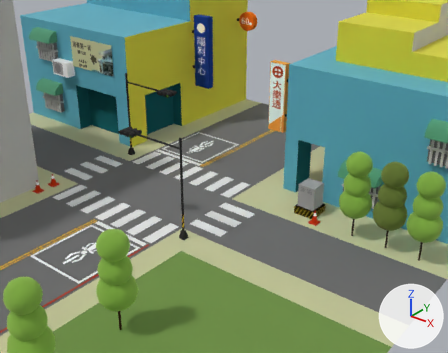
What one commit did to the glTF model model.glb.
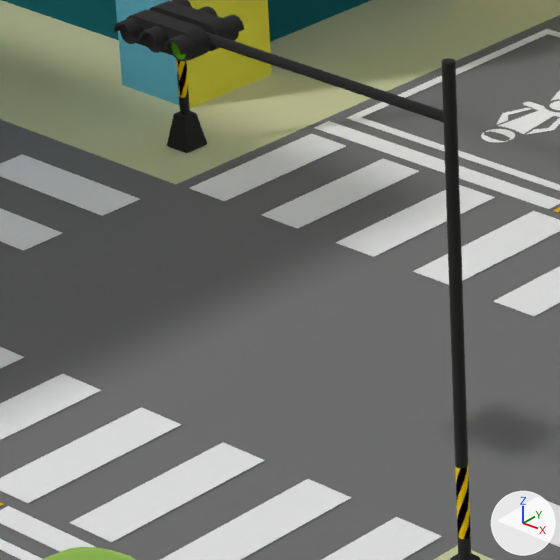
The first picture shows the older version from a 50 mm lens placed at (16.85, -16.3, 11.94), pointed at (2.37, 1.79, 0.72). The close-ups show both versions on the part from 22% to 45% of the width and 36% to 65% of the height of that picture; other places that the commit changed are outside them. Lighting does not change. The marker at lower right points along +X, +Y and +Z. Where no turn or scale is listed for an object, it has been applied to the vertices.

The first close-up shows 'Scene_1'.
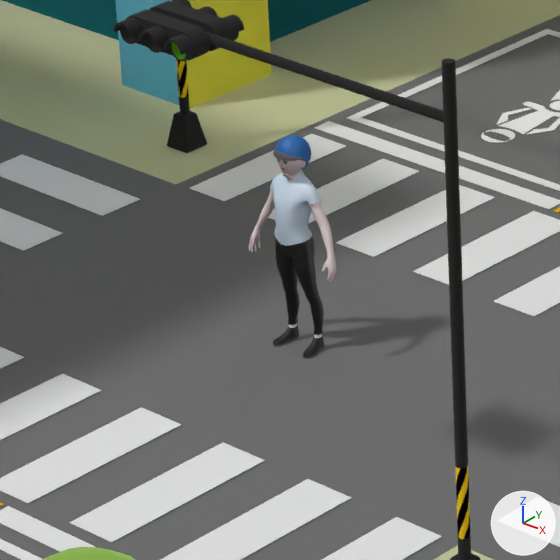
Where the change shows, as pixel boxes [x1, y1, x2, y2] in the close-ups (560 x 560 px):
'Body', added: after [249, 159, 336, 359]
'Helmet', added (blue): after [273, 135, 311, 177]

What the commit changed:
Picture 'Man_baseColor' (img_man_basecolor) is new.
Material 'surfaceShader1' (mat_surfaceshader1) is new.
Its texture is img_man_basecolor.
Its roughness is 0.553.
Mesh me_mesh_003 is new.
It has 260 vertices, 446 faces and spans x -0.14..0.14, y -0.139..0.154, z 1.482..1.782.
It uses material mat_surfaceshader1 (picture img_man_basecolor).
Mesh me_mesh_005 is new.
It has 2042 vertices, 4059 faces and spans x -0.44..0.44, y -0.16..0.12, z 0.0..1.66.
It uses material mat_surfaceshader1 (picture img_man_basecolor).
Object 'Helmet' (ob_helmet) is new; it shows me_mesh_003.
Its location is (0.0, 0.0, 0.0).
Object 'Body' (ob_body) is new; it shows me_mesh_005.
Its location is (0.0, 0.0, 0.0).
